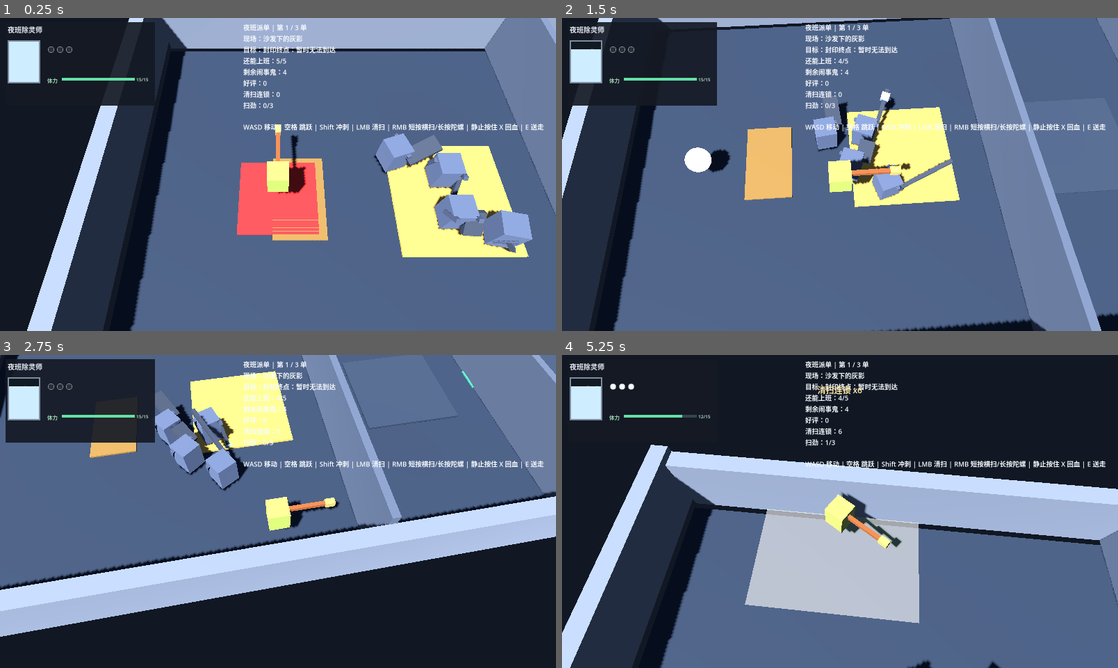
Above: before the commit, frames 1-4 (two rows, left to right).
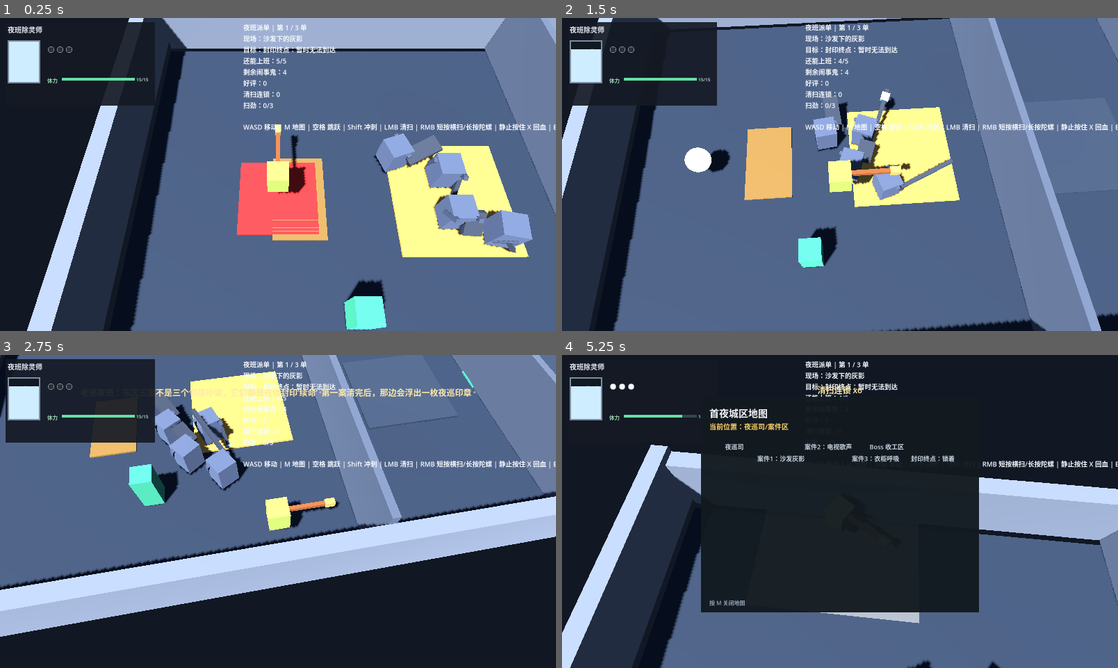
Above: after the commit, the same moments.

Repository: l754121012-afk/Ychuling
Game: Godot game, scene res://scenes/main/V2FirstLoop.tscn
Two runs of this game, one before a commit and one after it. Both use one fixed random seed, a clock stepped at 60 frames per second and the inputs below.
Inputs (mouse positions are in pixels of both pictures, inside the frame that each line leads up to):
- Up to frame 1 (0.25 s): no input
- Up to frame 2 (1.5 s): tap Enter (confirm) at 0.5 s; move the mouse to (962, 158) at 0.52 s; hold D (move_right) 0.53-1.28 s; tap E (interact) at 0.6 s; click (962, 158) at 0.67 s; tap Space (jump) at 0.77 s; move the mouse to (728, 190) at 1.27 s; hold S (move_down) from 1.28 s (still down); click (728, 190) at 1.35 s
- Up to frame 3 (2.75 s): tap Space (jump) at 1.52 s; tap E (interact) at 1.55, 2.3 s; move the mouse to (333, 442) at 2.02 s; release S (move_down) at 2.03 s; hold D (move_right) from 2.03 s (still down); tap Enter (confirm) at 2.1 s
- Up to frame 4 (5.25 s): move the mouse to (812, 574) at 2.77 s; release D (move_right) at 2.78 s; hold W (move_up) 2.78-3.53 s; tap Shift (dash) at 2.85 s; click (812, 574) at 2.92 s; tap Space (jump) at 3.02, 3.77, 4.52 s; tap E (interact) at 3.05, 3.8, 4.35 s; move the mouse to (1006, 558) at 3.52 s; hold X (heal) 3.53-4.28 s; hold A (move_left) 3.53-5.03 s; tap M (map) at 4.15 s; move the mouse to (673, 464) at 4.27 s; move the mouse to (867, 511) at 5.02 s; hold S (move_down) from 5.03 s (still down); right-click (867, 511) at 5.1 s; click (867, 511) at 5.17 s

The runs differ from the first frame. In frame 1, 1.7% of the frame differs, in the area x 51-100%, y 33-100%; in frame 2, 1.3%; in frame 3, 2.1%; in frame 4, 25%, in the area x 25-100%, y 13-83%.

Commit message:
feat(v2): visible region map, NPC dialogue, night stamp ability and damage upgrade

Diff:
--- a/project/scripts/main/M2RouteLab.gd
+++ b/project/scripts/main/M2RouteLab.gd
@@ -4,6 +4,7 @@
 const GhostScript := preload("res://scripts/actors/TestGhost.gd")
 const LiquidBarScript := preload("res://scripts/ui/LiquidHealthBar.gd")
 const GateScript := preload("res://scripts/v2/V2AbilityGate.gd")
+const PickupScript := preload("res://scripts/v2/V2AbilityPickup.gd")
 
 const CAMERA_HEIGHT := 10.5
 const CAMERA_BACK := 5.0
@@ -67,6 +68,13 @@
 var _boss_key_granted := false
 var _seal_gate
 var _target_marker: MeshInstance3D
+var _has_night_stamp := false
+var _reward_pickup
+var _map_open := false
+var _map_layer: CanvasLayer
+var _map_current_label: Label
+var _zone_marker_labels: Array[Label] = []
+var _npc_data: Array[Dictionary] = []
 
 
 func _ready() -> void:
@@ -79,12 +87,18 @@
 	_build_player()
 	_build_camera()
 	_build_hud()
+	_setup_map_hud()
+	_build_v2_npcs()
 	_activate_case(_case_index)
 
 
 func _process(delta: float) -> void:
 	if not _player or not _camera:
 		return
+	if Input.is_action_just_pressed("map"):
+		_toggle_map()
+	if _map_open:
+		_update_map()
 	var camera_target := _player.global_position + Vector3(0.0, CAMERA_HEIGHT, CAMERA_BACK)
 	var blend := 1.0 - exp(-6.5 * delta)
 	_camera.global_position = _camera.global_position.lerp(camera_target, blend)
@@ -94,6 +108,8 @@
 			_finish_shift()
 		elif _player.global_position.x > 17.0:
 			_finish_shift()
+	if Input.is_action_just_pressed("interact") and not (_boss_key_granted and absf(_player.global_position.x - 18.0) < 3.0):
+		_try_v2_npc()
 
 
 func _on_ghost_sent(ghost: TestGhost) -> void:
@@ -112,6 +128,11 @@
 func _complete_current_case() -> void:
 	_review_count += 1
 	_set_pad_color(_case_index, Color("#6fce8f"))
+	if _case_index == 0 and not _has_night_stamp:
+		_spawn_stamp_reward()
+		_show_event("案件1清完：附近出现了夜巡印章")
+		_update_hud()
+		return
 	if _case_index < CASES.size() - 1:
 		_show_event("顾客回访：五星好评，下一单已亮起")
 		_case_index += 1
@@ -123,6 +144,31 @@
 	else:
 		_show_event("三单清完，收工事件来了")
 		_start_final_event()
+
+
+func _spawn_stamp_reward() -> void:
+	if is_instance_valid(_reward_pickup):
+		return
+	_reward_pickup = PickupScript.new()
+	_reward_pickup.set("ability_id", "night_stamp")
+	_reward_pickup.set("ability_name", "夜巡印章")
+	_reward_pickup.position = Vector3(-8.0, 0.0, -3.6)
+	add_child(_reward_pickup)
+	_reward_pickup.collected.connect(_on_ability_collected)
+
+
+func _on_ability_collected(p_ability_id: String) -> void:
+	if p_ability_id != "night_stamp":
+		return
+	_has_night_stamp = true
+	_reward_pickup = null
+	if is_instance_valid(_player):
+		_player.set_base_sweep_damage(2)
+	_open_route_gate(0)
+	_show_event("获得夜巡印章：清扫伤害提升，下一案件门已打开")
+	_case_index = 1
+	_activate_case(1)
+	_update_hud()
 
 
 func _activate_case(p_index: int) -> void:
@@ -203,6 +249,35 @@
 	_target_marker = PlaceholderKit.box("art_key_v2_seal_target", Color("#f2d77a"), Vector3(1.2, 4.0, 1.2))
 	_target_marker.position = Vector3(18.2, 2.0, 0.0)
 	add_child(_target_marker)
+
+
+func _build_v2_npcs() -> void:
+	_npc_data = [
+		{
+			"id": "np_old_watchman",
+			"position": Vector3(-12.0, 0.0, 4.2),
+			"message": "老巡夜员：东区三案不是三个邻居吵架，它们都是在给封印‘续命’。第一案清完后，那边会浮出一枚夜巡印章。",
+		},
+		{
+			"id": "np_mystery_ghost",
+			"position": Vector3(6.2, 0.0, -4.6),
+			"message": "神秘鬼：你要找的钥匙不在房间里，而在收工 Boss 心里。金色柱子就是那扇该被打开的门。",
+		},
+	]
+	for npc in _npc_data:
+		var marker := PlaceholderKit.box("art_key_v2_npc_%s" % npc.id, Color("#57d4a5"), Vector3(0.8, 1.6, 0.8))
+		marker.position = npc.position + Vector3(0.0, 0.8, 0.0)
+		add_child(marker)
+
+
+func _try_v2_npc() -> void:
+	if not is_instance_valid(_player):
+		return
+	for npc in _npc_data:
+		var npc_position: Vector3 = npc.position
+		if _player.global_position.distance_to(npc_position) < 3.2:
+			_show_event(str(npc.message))
+			return
 
 
 func _build_environment() -> void:
@@ -370,7 +445,7 @@
 	var objective_text := "封印终点：暂时无法到达"
 	if _boss_key_granted:
 		objective_text = "封印终点：已打开，靠近金色柱按 E 确认"
-	_hud_label.text = "夜班派单 | 第 %s 单\n现场：%s\n目标：%s\n还能上班：%d/%d\n剩余闹事鬼：%d\n好评：%d\n清扫连锁：%d\n扫劲：%d/%d\n\nWASD 移动 | 空格 跳跃 | Shift 冲刺 | LMB 清扫 | RMB 短按横扫/长按陀螺 | 静止按住 X 回血 | E 送走" % [
+	_hud_label.text = "夜班派单 | 第 %s 单\n现场：%s\n目标：%s\n还能上班：%d/%d\n剩余闹事鬼：%d\n好评：%d\n清扫连锁：%d\n扫劲：%d/%d\n\nWASD 移动 | M 地图 | 空格 跳跃 | Shift 冲刺 | LMB 清扫 | RMB 短按横扫/长按陀螺 | 静止按住 X 回血 | E 互动/送走" % [
 		stage_text,
 		case_text,
 		objective_text,
@@ -429,6 +504,13 @@
 func _handle_player_defeat() -> void:
 	_show_event("出局：回到最近的休息点，当前案件重头开始")
 	_chain_count = 0
+	if not _final_started:
+		_has_night_stamp = false
+		if is_instance_valid(_reward_pickup):
+			_reward_pickup.queue_free()
+		_reward_pickup = null
+		if is_instance_valid(_player):
+			_player.set_base_sweep_damage(1)
 	for ghost in _active_ghosts:
 		if is_instance_valid(ghost):
 			ghost.queue_free()
@@ -548,3 +630,87 @@
 	_stamina_bar_fill.size.x = 210.0 * ratio
 	if is_instance_valid(_stamina_value_label):
 		_stamina_value_label.text = "%d/15" % ceili(_player_stamina)
+
+
+func _setup_map_hud() -> void:
+	_map_layer = CanvasLayer.new()
+	_map_layer.name = "RegionMap"
+	add_child(_map_layer)
+
+	var panel := ColorRect.new()
+	panel.name = "RegionMapPanel"
+	panel.color = Color(0.07, 0.1, 0.12, 0.96)
+	panel.position = Vector2(400.0, 120.0)
+	panel.size = Vector2(800.0, 620.0)
+	_map_layer.add_child(panel)
+
+	var title := Label.new()
+	title.text = "首夜城区地图"
+	title.position = Vector2(424.0, 146.0)
+	title.add_theme_color_override("font_color", Color("#f4f7fb"))
+	title.add_theme_font_size_override("font_size", 28)
+	_map_layer.add_child(title)
+
+	_map_current_label = Label.new()
+	_map_current_label.position = Vector2(424.0, 190.0)
+	_map_current_label.add_theme_color_override("font_color", Color("#ffd166"))
+	_map_current_label.add_theme_font_size_override("font_size", 20)
+	_map_layer.add_child(_map_current_label)
+
+	var zones := [
+		["夜巡司", -13.5, 0],
+		["案件1：沙发灰影", -8.0, 1],
+		["案件2：电视歌声", 0.0, 2],
+		["案件3：衣柜呼吸", 8.0, 3],
+		["Boss 收工区", 11.0, 4],
+		["封印终点", 18.0, 5],
+	]
+	for zone in zones:
+		var label := Label.new()
+		label.text = "%s" % zone[0]
+		label.add_theme_color_override("font_color", Color("#c9d6e5"))
+		label.add_theme_font_size_override("font_size", 18)
+		var map_x := 460.0 + (float(zone[1]) + 14.0) * 17.0
+		var map_y := 250.0 + float(int(zone[2]) % 2) * 34.0
+		label.position = Vector2(map_x, map_y)
+		_map_layer.add_child(label)
+		_zone_marker_labels.append(label)
+
+	var map_hint := Label.new()
+	map_hint.text = "按 M 关闭地图"
+	map_hint.position = Vector2(424.0, 700.0)
+	map_hint.add_theme_color_override("font_color", Color("#93a2b5"))
+	map_hint.add_theme_font_size_override("font_size", 16)
+	_map_layer.add_child(map_hint)
+	_map_layer.visible = false
+
+
+func _toggle_map() -> void:
+	_map_open = not _map_open
+	_map_layer.visible = _map_open
+	_update_map()
+
+
+func _update_map() -> void:
+	if not is_instance_valid(_map_current_label):
+		return
+	var current := "夜巡司/案件区"
+	if is_instance_valid(_player):
+		var px := _player.global_position.x
+		if px > 17.0:
+			current = "封印终点"
+		elif px > 13.0:
+			current = "Boss 收工区"
+		elif px > 5.0:
+			current = "案件3：衣柜呼吸"
+		elif px > -3.0:
+			current = "案件2：电视歌声"
+		elif px > -10.0:
+			current = "案件1：沙发灰影"
+	_map_current_label.text = "当前位置：%s" % current
+	var endpoint_text := "封印终点：锁着"
+	if _boss_key_granted:
+		endpoint_text = "封印终点：可交互"
+	for index in range(mini(_zone_marker_labels.size(), 6)):
+		if index == 5:
+			_zone_marker_labels[index].text = endpoint_text
--- a/project/scripts/player/PlayerController.gd
+++ b/project/scripts/player/PlayerController.gd
@@ -117,6 +117,7 @@
 var _broom_visuals: Array[MeshInstance3D] = []
 var _broom_default_colors: Array[Color] = []
 var _enhanced_sweep := false
+var base_sweep_damage := 1
 
 
 func _ready() -> void:
@@ -794,7 +795,7 @@
 
 
 func _apply_slash_damage() -> void:
-	var sweep_damage := 2 if _enhanced_sweep else 1
+	var sweep_damage := base_sweep_damage * (2 if _enhanced_sweep else 1)
 	for body in _slash_area.get_overlapping_bodies():
 		if body == self:
 			continue
@@ -803,6 +804,10 @@
 			add_bean(1)
 			_mark_followup_target(body)
 	_enhanced_sweep = false
+
+
+func set_base_sweep_damage(p_damage: int) -> void:
+	base_sweep_damage = maxi(1, p_damage)
 
 
 func _try_send_off() -> void:
--- a/project/tests/m2_progression_smoke.gd
+++ b/project/tests/m2_progression_smoke.gd
@@ -18,6 +18,8 @@
 		steps += 1
 		var ghosts := get_nodes_in_group("ghosts")
 		if ghosts.is_empty():
+			if not route.get("_has_night_stamp") and is_instance_valid(route.get("_reward_pickup")):
+				route._on_ability_collected("night_stamp")
 			await process_frame
 			continue
 		for ghost in ghosts:
Not shown, changed: outputs/M1-RUN.md
